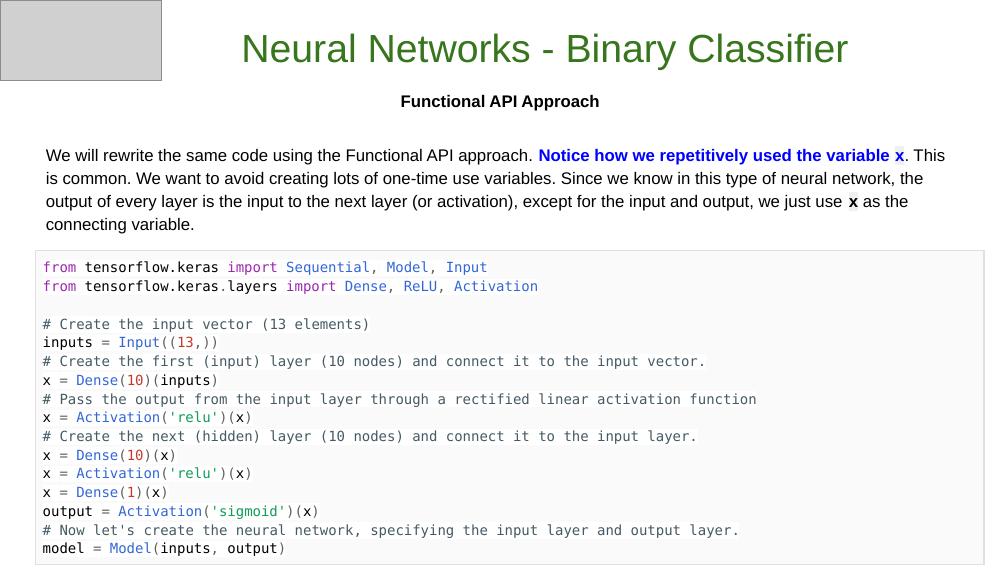
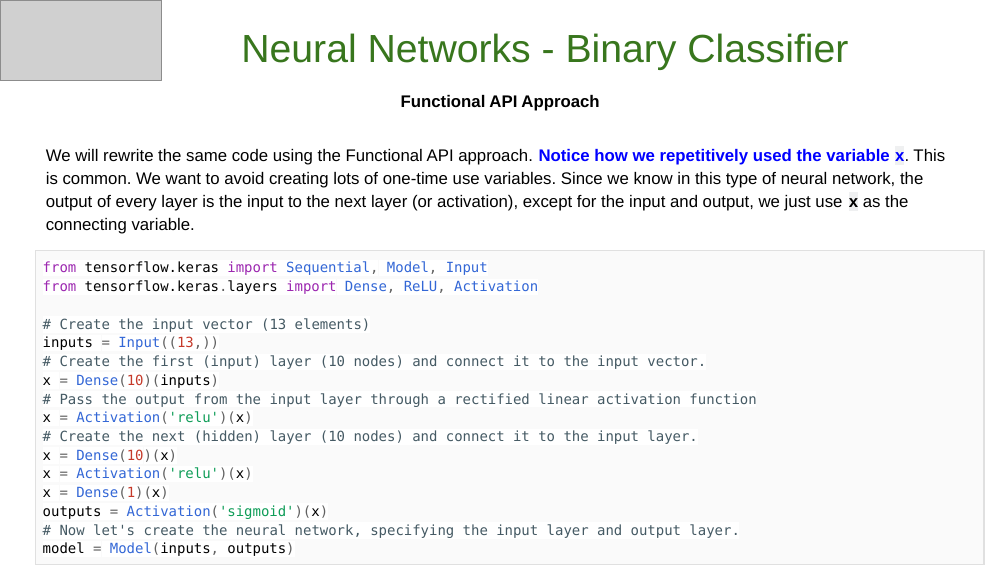
Before and after one commit to GoogleCloudPlatform/keras-idiomatic-programmer, a slide deck: slide 31 of books/deep-learning-design-patterns/Workshops/Novice/Deep Learning Design Patterns - Workshop - Chapter I.pptx. Drawn at 1008x567 pixels with LibreOffice and Linux fonts; fonts in the diff are those of the drawing; grey boxes stand for pictures. Boxes give left, top, right and bottom in pixels: in the first picture for what was removed or moved away, otherwise in the second. Text is boxed around its words. In the diff, an @@ line names an element or a change of style, - is before the commit and + after.

```diff
--- a/books/deep-learning-design-patterns/Workshops/Novice/Deep Learning Design Patterns - Workshop - Chapter I.pptx
+++ b/books/deep-learning-design-patterns/Workshops/Novice/Deep Learning Design Patterns - Workshop - Chapter I.pptx
@@ table at bbox=[35, 251, 984, 567] @@
-row 1, column 1: from tensorflow.keras import Sequential, Model, Input / from tensorflow.keras.layers import Dense, ReLU, Activation / # Create the input vector (13 elements) / inputs = Input((13,)) / # Create the first (input) layer (10 nodes) and connect it to the input vector. / x = Dense(10)(inputs) / # Pass the output from the input layer through a rectified linear activation function / x = Activation('relu')(x) / # Create the next (hidden) layer (10 nodes) and connect it to the input layer. / x = Dense(10)(x) / x = Activation('relu')(x) / x = Dense(1)(x) / output = Activation('sigmoid')(x) / # Now let's create the neural network, specifying the input layer and output layer. / model = Model(inputs, output)
+row 1, column 1: from tensorflow.keras import Sequential, Model, Input / from tensorflow.keras.layers import Dense, ReLU, Activation / # Create the input vector (13 elements) / inputs = Input((13,)) / # Create the first (input) layer (10 nodes) and connect it to the input vector. / x = Dense(10)(inputs) / # Pass the output from the input layer through a rectified linear activation function / x = Activation('relu')(x) / # Create the next (hidden) layer (10 nodes) and connect it to the input layer. / x = Dense(10)(x) / x = Activation('relu')(x) / x = Dense(1)(x) / outputs = Activation('sigmoid')(x) / # Now let's create the neural network, specifying the input layer and output layer. / model = Model(inputs, outputs)
```
Also in this commit, not shown: 5 other slides changed, 1 other file.
